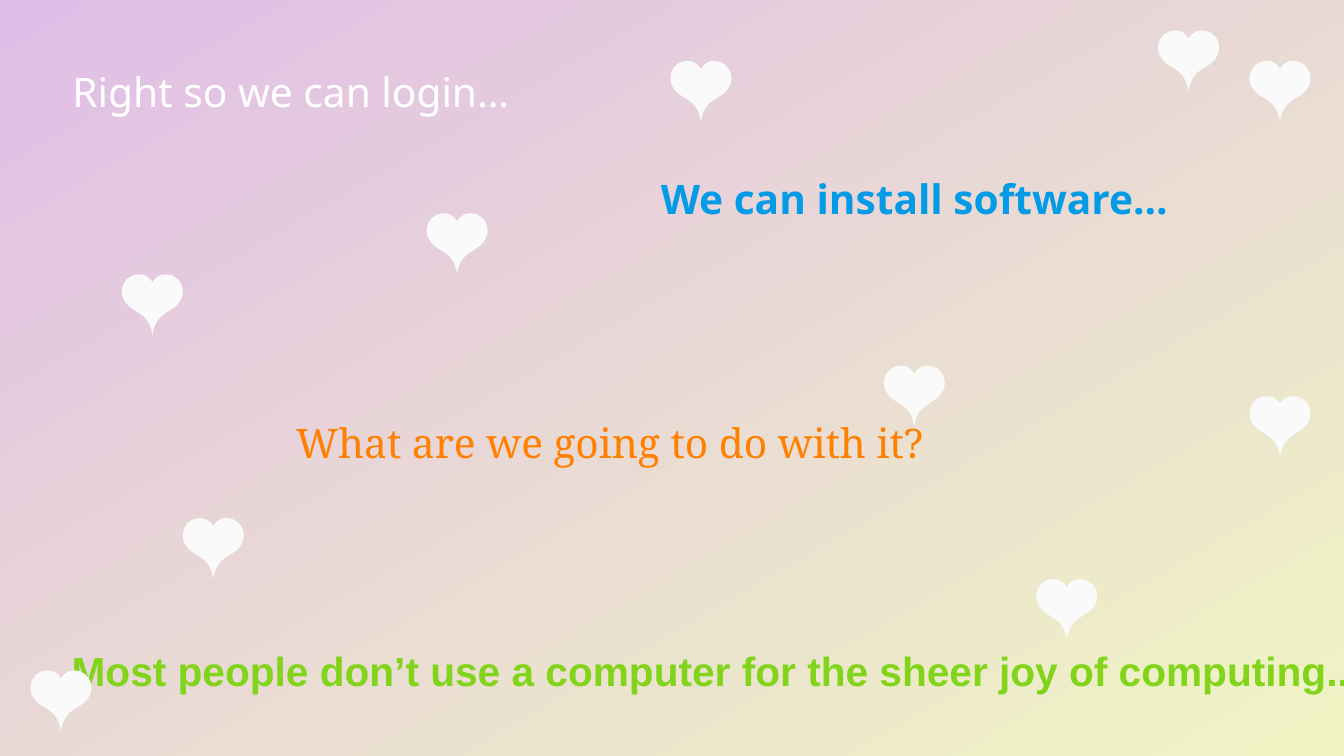
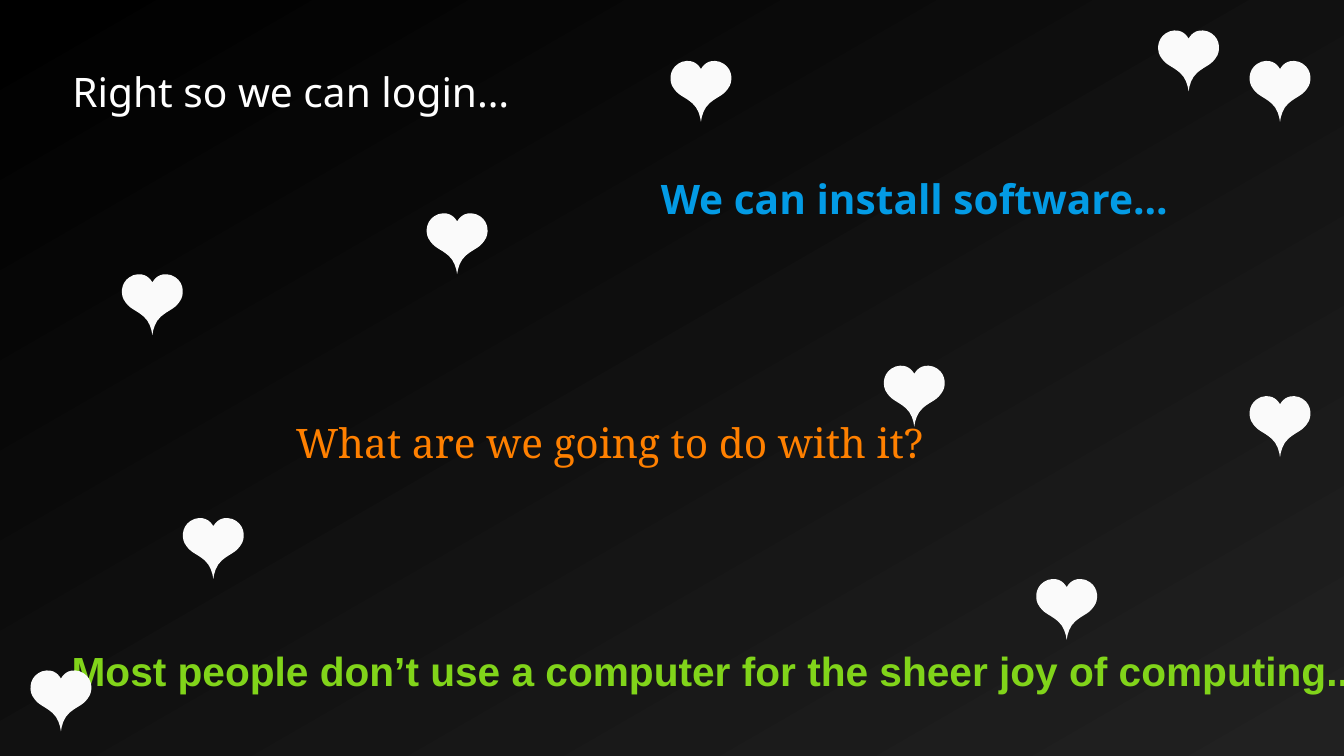
Before and after one commit to cs-uob/software-tools, a slide deck: slide 30 of 01-sysadmin/slides.odp. Drawn at 1344x756 pixels with LibreOffice and Linux fonts; fonts in the diff are those of the drawing. Boxes give left, top, right and bottom in pixels: in the first picture for what was removed or moved away, otherwise in the second. Text is boxed around its words. In the diff, an @@ line names an element or a change of style, - is before the commit and + after.

```diff
--- a/01-sysadmin/slides.odp
+++ b/01-sysadmin/slides.odp
@@ background gradient #E1BEE7 to #F0F4C3 to gradient #000000 to #212121 @@
```
Also in this commit, not shown: 14 other slides changed, 1 other file.
